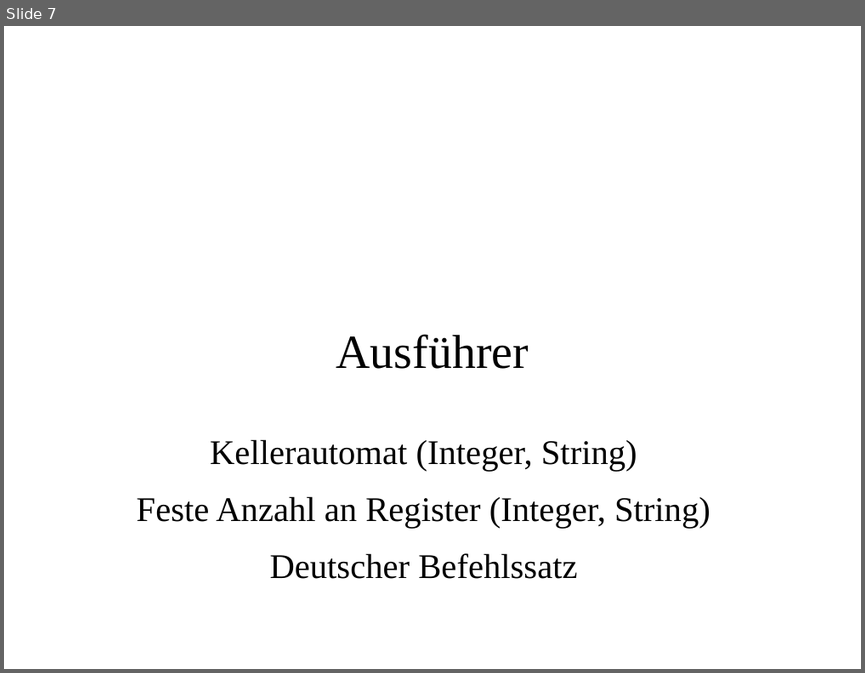
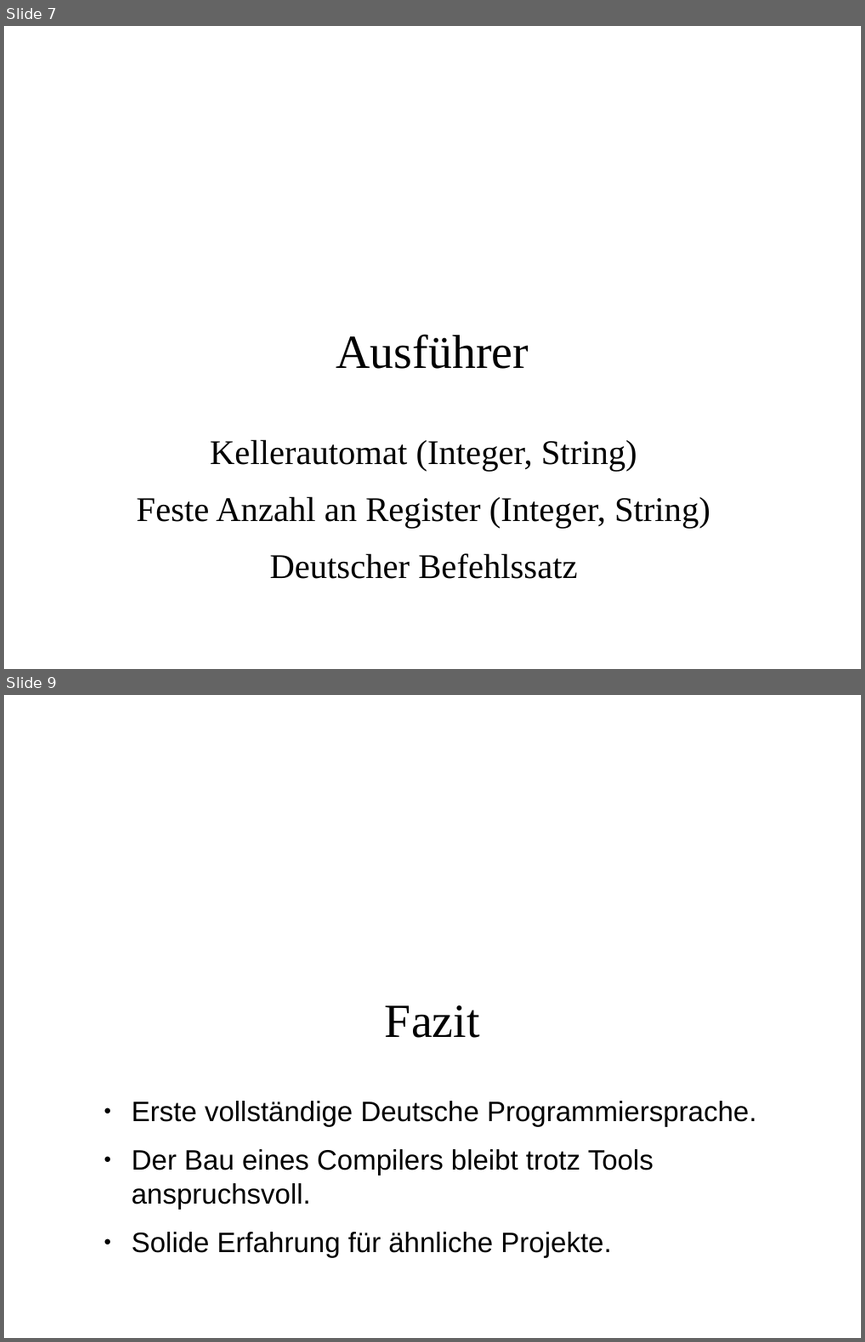
Before and after one commit to MasterInformatikHsBochum/Eine-deutsche-Praesentation, a slide deck: Präsentation.odp. Shown one above the other, each under a label of ours: slide 7 before the commit, slides 7 and 9 after it; the slides between them are not shown. The pictures are 865x673 and 865x1342 pixels, drawn with LibreOffice and Linux fonts; fonts in the diff are those of the drawing; background and template pictures are left out. Boxes give left, top, right and bottom in pixels: in the first picture for what was removed or moved away, otherwise in the second. Text is boxed around its words. In the diff, an @@ line names an element or a change of style, - is before the commit and + after.

Commit message:
Fazit und Ausblick erstellt + Ausführer korrigiert

```diff
--- a/Präsentation.odp
+++ b/Präsentation.odp
@@ slide 9 added at (x1=4, y1=695, x2=861, y2=1338), background picture (left out) @@
@@ title added at (x1=385, y1=1005, x2=480, y2=1038), 44 pt, text #000000 @@
+Fazit
@@ text added at (x1=132, y1=1100, x2=756, y2=1258), 26 pt, text #000000 @@
+● Erste vollständige Deutsche Programmiersprache.
+● Der Bau eines Compilers bleibt trotz Tools anspruchsvoll.
+● Solide Erfahrung für ähnliche Projekte.
```
Also in this commit, not shown: 1 slide changed, 1 other slide added, 2 slides removed.
